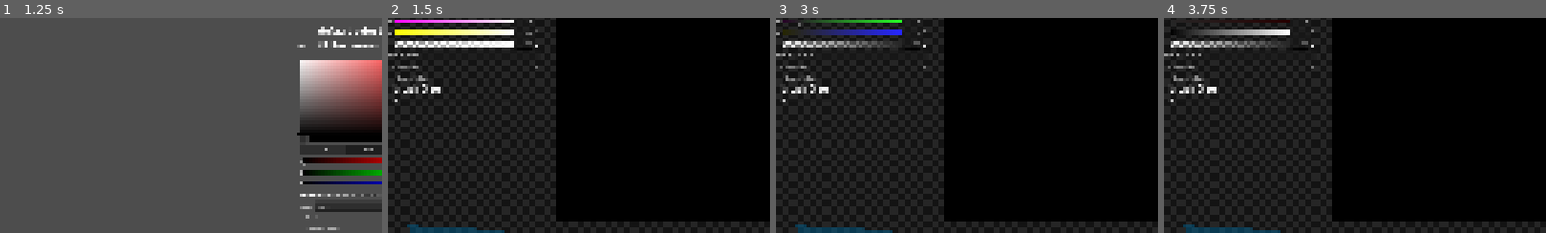
Above: before the commit, frames 1-4 (left to right).
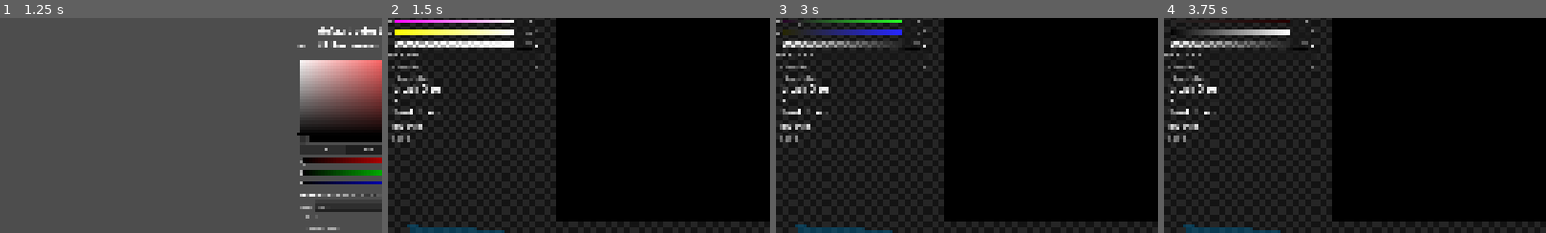
Above: after the commit, the same moments.

Repository: Z53-INCOMING/krita-3d
Game: Godot game, scene res://start.tscn
The game is run twice, just before and just after one commit, with the same random seed, the same clock (stepped at 60 frames per second) and the same inputs.
Inputs (mouse positions are % of the whole screen's width and height, from its top left):
- Up to frame 1 (1.25 s): click "create new file" at 0.5 s
- Up to frame 2 (1.5 s): click "create" at 1.25 s
- Up to frame 3 (3 s): click (1, 21) at 2 s; click "RGB" at 2.75 s
- Up to frame 4 (3.75 s): click "HSV" at 3.5 s
The pictures show only the part of the screen within x 0-50%, y 28-78%; the shares and areas given below are measured in that part.

Frame 1 is identical in both runs. In frame 2, 0.4% of the frame differs, in the area x 1-14%, y 42-58%; in frame 3, 0.4%; in frame 4, 0.4%.

Commit message:
preparing for tools

Diff:
--- a/program.gd
+++ b/program.gd
@@ -40,6 +40,10 @@
 var drag_start: Vector3
 
 var volume_cam_speed := 1.0
+
+var tool := 0
+
+@onready var tool_label := $CurrentTool
 
 func _ready():
 	if Globals.new_file:
@@ -75,6 +79,17 @@
 	update_image()
 
 func _process(delta):
+	if Input.is_action_just_pressed("brush"):
+		tool = 0
+	if Input.is_action_just_pressed("fill"):
+		tool = 1
+
+	match tool:
+		0:
+			tool_label.text = "Tool: Brush"
+		1:
+			tool_label.text = "Tool: Fill"
+
 	label.text = str(Engine.get_frames_per_second())
 
 	if Input.is_action_just_pressed("save"):
--- a/program.tscn
+++ b/program.tscn
@@ -177,6 +177,25 @@
 step = 0.25
 value = 1.0
 
+[node name="CurrentTool" type="Label" parent="."]
+layout_mode = 0
+offset_left = 15.0
+offset_top = 694.0
+offset_right = 55.0
+offset_bottom = 717.0
+theme_override_font_sizes/font_size = 32
+text = "Tool: Brush"
+
+[node name="Tools" type="Label" parent="."]
+layout_mode = 0
+offset_left = 15.0
+offset_top = 747.0
+offset_right = 189.0
+offset_bottom = 792.0
+theme_override_font_sizes/font_size = 24
+text = "Brush: B
+Fill: F"
+
 [node name="FileDialog" type="FileDialog" parent="."]
 auto_translate_mode = 1
 mode = 4
--- a/project.godot
+++ b/project.godot
@@ -144,6 +144,16 @@
 "events": [Object(InputEventMouseButton,"resource_local_to_scene":false,"resource_name":"","device":-1,"window_id":0,"a …(256 unchanged characters)…
 ]
 }
+brush={
+"deadzone": 0.2,
+"events": [Object(InputEventKey,"resource_local_to_scene":false,"resource_name":"","device":-1,"window_id":0,"alt_pressed":false,"shift_pressed":false,"ctrl_pressed":false,"meta_pressed":false,"pressed":false,"keycode":0,"physical_keycode":66,"key_label":0,"unicode":98,"location":0,"echo":false,"script":null)
+]
+}
+fill={
+"deadzone": 0.2,
+"events": [Object(InputEventKey,"resource_local_to_scene":false,"resource_name":"","device":-1,"window_id":0,"alt_pressed":false,"shift_pressed":false,"ctrl_pressed":false,"meta_pressed":false,"pressed":false,"keycode":0,"physical_keycode":70,"key_label":0,"unicode":102,"location":0,"echo":false,"script":null)
+]
+}
 
 [rendering]
 
--- a/volumetric slice.gdshader
+++ b/volumetric slice.gdshader
@@ -1,5 +1,5 @@
 shader_type spatial;
-render_mode cull_disabled, unshaded;
+render_mode cull_disabled, unshaded, ambient_light_disabled;
 
 uniform sampler2D image: filter_nearest;
 
